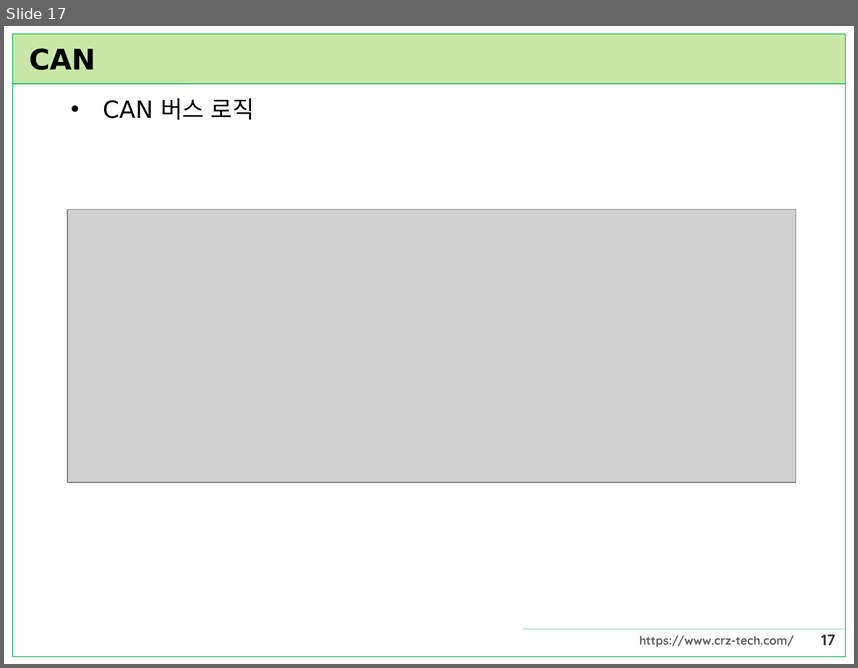
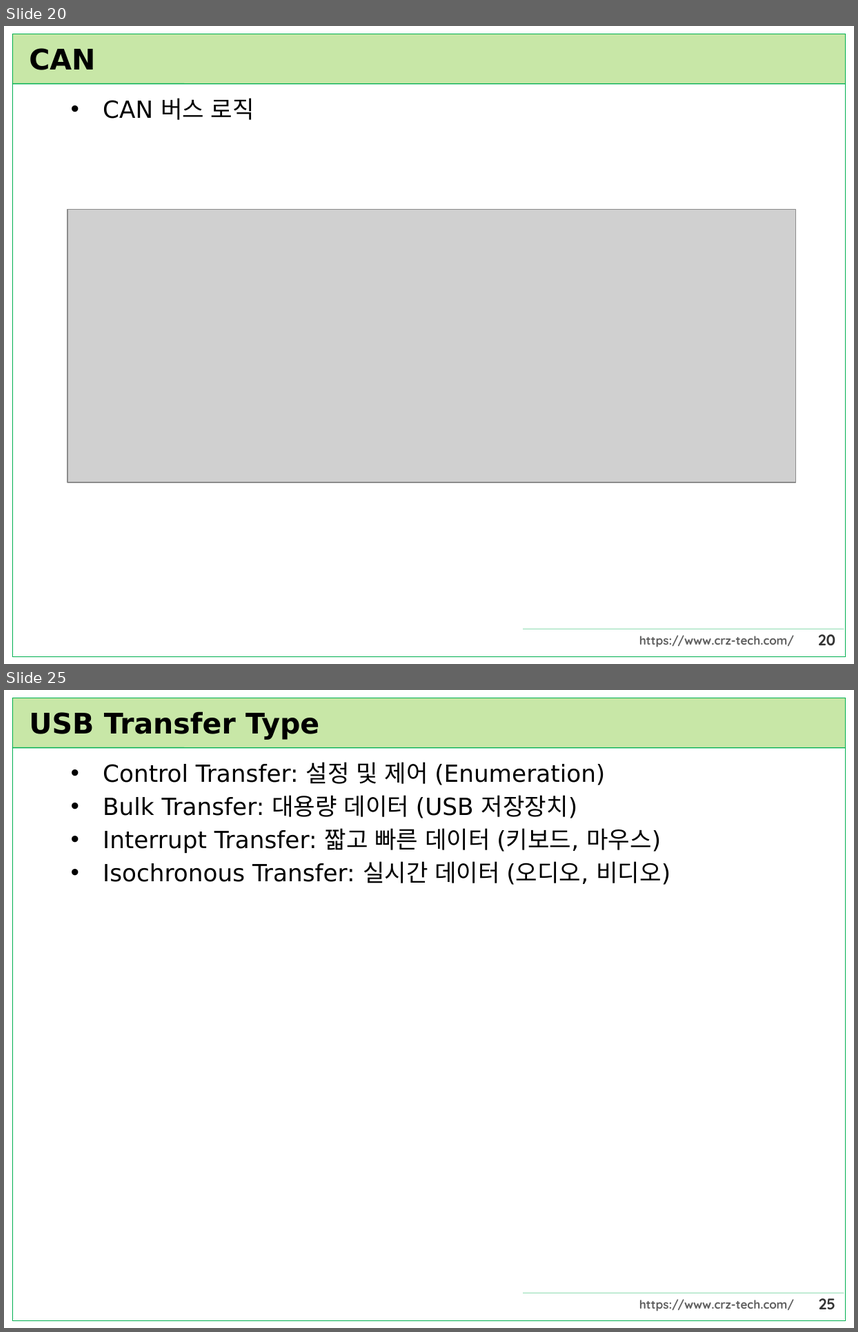
Before and after one commit to CRZ-Technology/Mango-M32, a slide deck: Mango-M32F4/23.통신프로토콜/통신프로토콜.pptx. Shown one above the other, each under a label of ours: slide 17 before the commit, slides 20 and 25 after it; the slides between them are not shown. The pictures are 858x668 and 858x1332 pixels, drawn with LibreOffice and Linux fonts; fonts in the diff are those of the drawing; grey boxes stand for pictures. Boxes give left, top, right and bottom in pixels: in the first picture for what was removed or moved away, otherwise in the second. Text is boxed around its words. In the diff, an @@ line names an element or a change of style, - is before the commit and + after.

```diff
--- a/Mango-M32F4/23.통신프로토콜/통신프로토콜.pptx
+++ b/Mango-M32F4/23.통신프로토콜/통신프로토콜.pptx
@@ slide 25 added at <box>4,690,854,1328</box>, background #FFFFFF; not listed: 6 template elements that a slide beside it also shows @@
@@ title added at <box>29,711,319,740</box>, 24 pt, text #000000, bold @@
+USB Transfer Type
@@ text added at <box>103,762,671,885</box>, 20 pt, text #000000 @@
+• Control Transfer: 설정 및 제어 (Enumeration)
+• Bulk Transfer: 대용량 데이터 (USB 저장장치)
+• Interrupt Transfer: 짧고 빠른 데이터 (키보드, 마우스)
+• Isochronous Transfer: 실시간 데이터 (오디오, 비디오)
@@ what was slide 17 is now slide 20 @@
@@ page number at <box>818,634,836,645</box>: text changed @@
-17
+20
```
Also in this commit, not shown: 35 other slides added, 1 other file.
